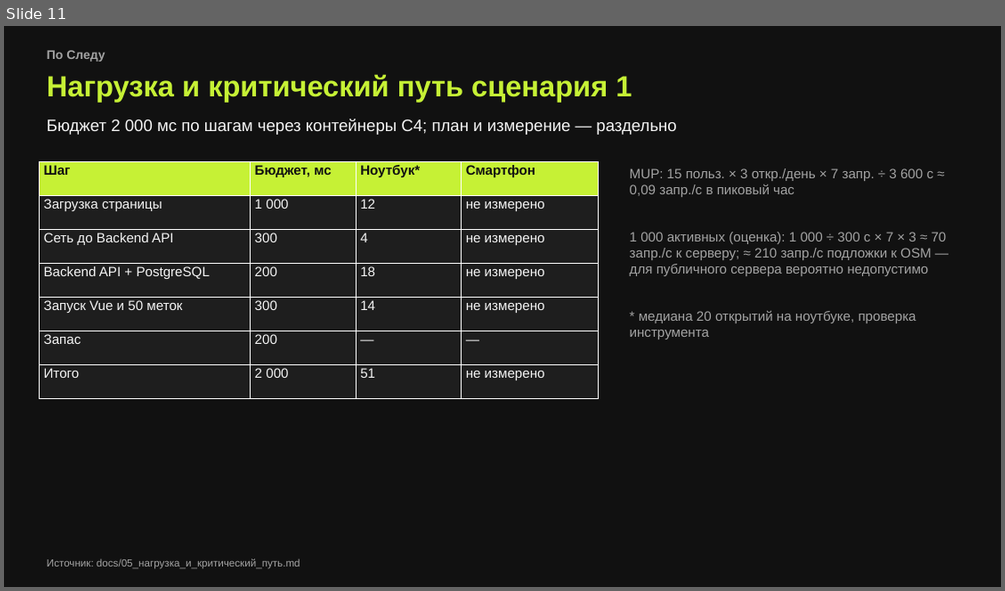
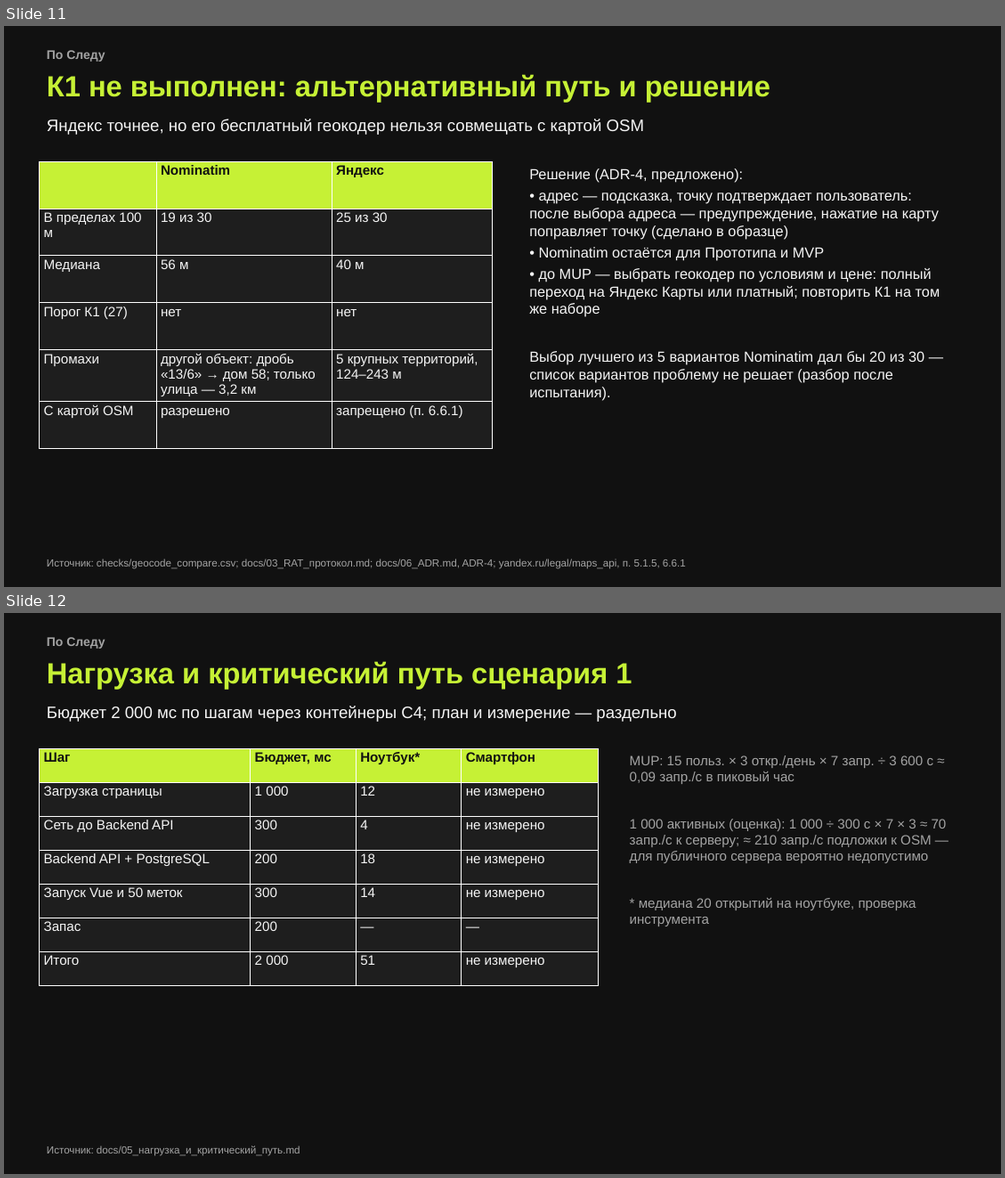
Before and after one commit to KAKBE/social_network, a slide deck: presentation/ПоСледу_RAT-PoC.pptx. Shown one above the other, each under a label of ours: slide 11 before the commit, slides 11 and 12 after it. The pictures are 1005x591 and 1005x1178 pixels, drawn with LibreOffice and Linux fonts; fonts in the diff are those of the drawing. Boxes give left, top, right and bottom in pixels: in the first picture for what was removed or moved away, otherwise in the second. Text is boxed around its words. In the diff, an @@ line names an element or a change of style, - is before the commit and + after.

```diff
--- a/presentation/ПоСледу_RAT-PoC.pptx
+++ b/presentation/ПоСледу_RAT-PoC.pptx
@@ slide 11 added at <box>4,26,1001,587</box>, background #111111 @@
@@ text added at <box>47,50,105,62</box>, 12 pt, text #A3A3A3, bold @@
+По Следу
@@ text added at <box>47,74,770,102</box>, 28 pt, text #C6F135, bold @@
+К1 не выполнен: альтернативный путь и решение
@@ text added at <box>47,119,644,135</box>, 16 pt, text #F4F4F4 @@
+Яндекс точнее, но его бесплатный геокодер нельзя совмещать с картой OSM
@@ table added at <box>39,161,493,444</box>, 6 rows, 3 columns @@
+ | Nominatim | Яндекс
+В пределах 100 м | 19 из 30 | 25 из 30
+Медиана | 56 м | 40 м
+Порог К1 (27) | нет | нет
+Промахи | другой объект: дробь «13/6» → дом 58; только улица — 3,2 км | 5 крупных территорий, 124–243 м
+С картой OSM | разрешено | запрещено (п. 6.6.1)
@@ text added at <box>529,168,940,400</box>, 14 pt, text #F4F4F4 @@
+Решение (ADR-4, предложено):
+• адрес — подсказка, точку подтверждает пользователь: после выбора адреса — предупреждение, нажатие на карту поправляет точку (сделано в образце)
+• Nominatim остаётся для Прототипа и MVP
+• до MUP — выбрать геокодер по условиям и цене: полный переход на Яндекс Карты или платный; повторить К1 на том же наборе
+Выбор лучшего из 5 вариантов Nominatim дал бы 20 из 30 — список вариантов проблему не решает (разбор после испытания).
@@ text added at <box>47,558,686,569</box>, 10 pt, text #A3A3A3 @@
+Источник: checks/geocode_compare.csv; docs/03_RAT_протокол.md; docs/06_ADR.md, ADR-4; yandex.ru/legal/maps_api, п. 5.1.5, 6.6.1
@@ what was slide 11 is now slide 12 @@
```
Also in this commit, not shown: 6 slides changed, 6 other files.
